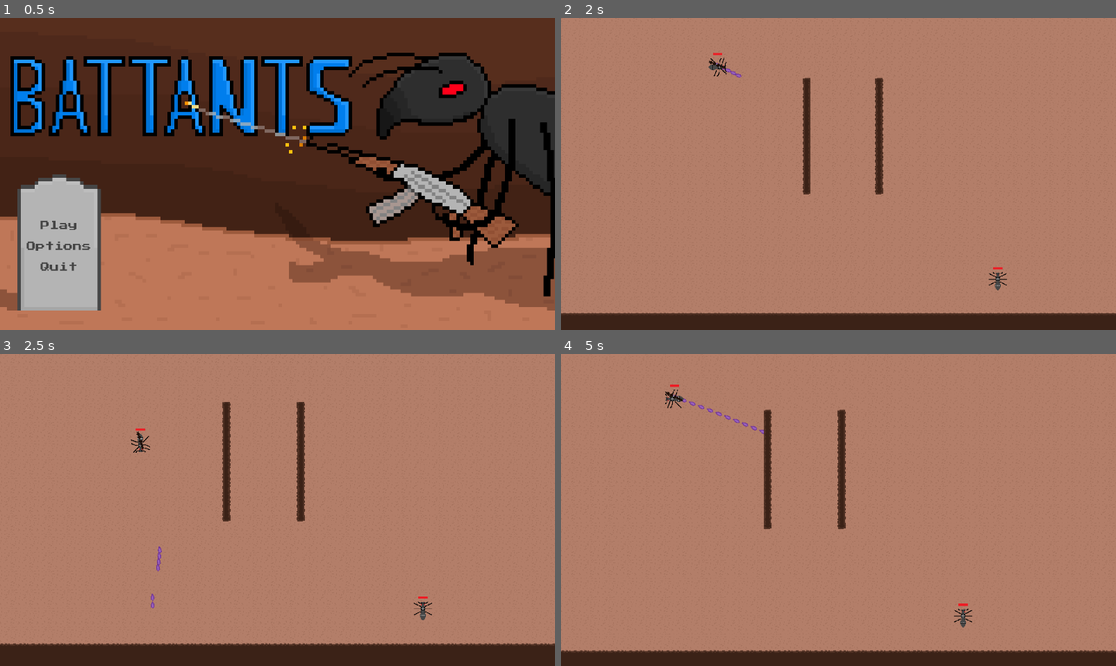
Above: before the commit, frames 1-4 (two rows, left to right).
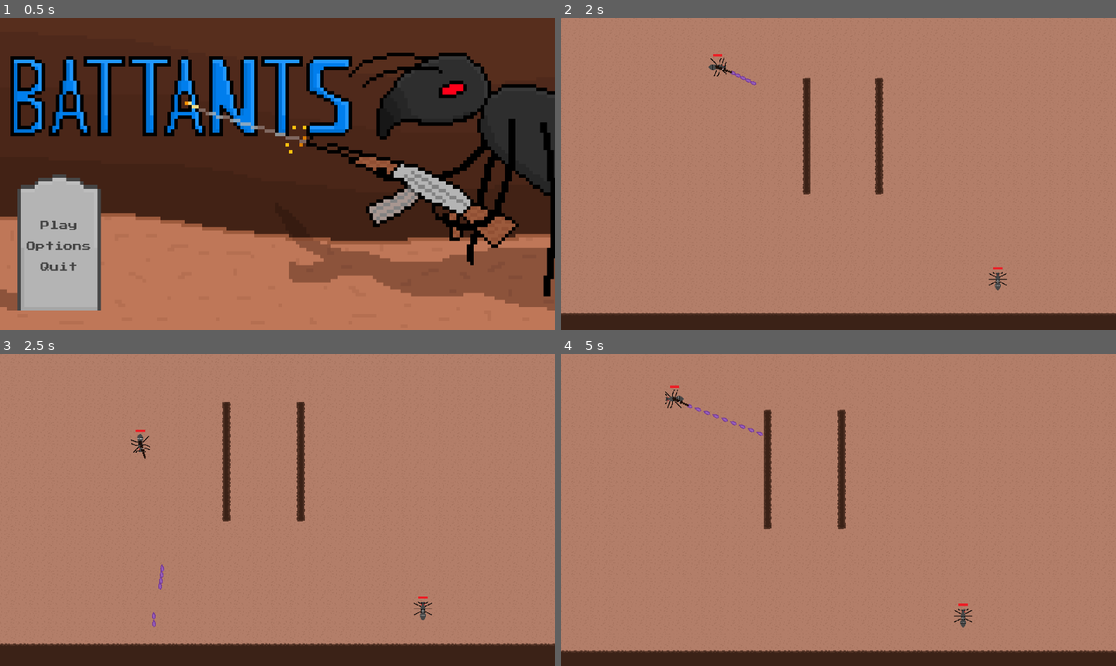
Above: after the commit, the same moments.

Repository: Poppi75/Battants
Game: Godot game, scene res://scenes/ui/main_menu.tscn
The game is run twice, just before and just after one commit, with the same random seed, the same clock (stepped at 60 frames per second) and the same inputs.
Inputs (mouse positions are in pixels of both pictures, inside the frame that each line leads up to):
- Up to frame 1 (0.5 s): no input
- Up to frame 2 (2 s): click "Play" at 0.5 s; move the mouse to (960, 158) at 1.27 s; press the mouse at (960, 158) at 1.28 s; hold D (p1_right) from 1.28 s (still down)
- Up to frame 3 (2.5 s): move the mouse to (166, 525) at 2.02 s; release D (p1_right) at 2.03 s; release the mouse at (166, 525) at 2.03 s; hold S (p1_down) from 2.03 s (still down); click (166, 525) at 2.1 s
- Up to frame 4 (5 s): move the mouse to (894, 441) at 2.77 s; release S (p1_down) at 2.78 s; press the mouse at (894, 441) at 2.78 s; hold D (p1_right) 2.78-3.53 s; move the mouse to (810, 572) at 3.52 s; release the mouse at (810, 572) at 3.53 s; hold W (p1_up) 3.53-4.28 s; click (810, 572) at 3.6 s; move the mouse to (1005, 556) at 4.27 s; press the mouse at (1005, 556) at 4.28 s; hold A (p1_left) from 4.28 s (still down)

Frame 1 is identical in both runs. In frame 2, 0.1% of the frame differs, in the area x 26-80%, y 11-85%; in frame 3, 0.2%; in frame 4, 0.3%, in the area x 18-73%, y 9-86%.
Error before the commit: Invalid call. Nonexistent function 'take_damage' in base 'CharacterBody2D (Player)'. (res://scripts/weapons/testi_kapula_bullet.gd:18)

Commit message:
better player and collisions

Diff:
--- a/scenes/characters/player1.tscn
+++ b/scenes/characters/player1.tscn
@@ -1,37 +1,37 @@
 [gd_scene load_steps=14 format=3 uid="uid://c5ssdxqxonm5f"]
 
-[ext_resource type="Texture2D" uid="uid://ccucie5skwdq6" path="res://assets/player/mulkku_kavely_ja_idle.png" id="1_3vyb7"]
 [ext_resource type="Script" uid="uid://2p252dxqsj6g" path="res://scripts/player.gd" id="1_g2els"]
 [ext_resource type="Script" uid="uid://tcvy0t5ulnih" path="res://scripts/resources/player1controls.gd" id="2_obasw"]
+[ext_resource type="Texture2D" uid="uid://v7phglfjvgak" path="res://assets/player/ant_player_animations.png" id="3_x8bsy"]
 [ext_resource type="Texture2D" uid="uid://cvngpjuchhojb" path="res://assets/player/over_health_bar_correct.png" id="4_x8bsy"]
 [ext_resource type="Texture2D" uid="uid://dd6dvvivb61d4" path="res://assets/player/under_health_bar_correct.png" id="5_iwsjm"]
 [ext_resource type="Texture2D" uid="uid://ibqvck5mr0fy" path="res://assets/player/damage_bar_over.png" id="6_amrsk"]
 
-[sub_resource type="AtlasTexture" id="AtlasTexture_3vyb7"]
-atlas = ExtResource("1_3vyb7")
+[sub_resource type="AtlasTexture" id="AtlasTexture_iwsjm"]
+atlas = ExtResource("3_x8bsy")
 region = Rect2(0, 0, 32, 32)
 
-[sub_resource type="AtlasTexture" id="AtlasTexture_g2els"]
-atlas = ExtResource("1_3vyb7")
+[sub_resource type="AtlasTexture" id="AtlasTexture_amrsk"]
+atlas = ExtResource("3_x8bsy")
 region = Rect2(0, 0, 32, 32)
 
-[sub_resource type="AtlasTexture" id="AtlasTexture_qhqgy"]
-atlas = ExtResource("1_3vyb7")
+[sub_resource type="AtlasTexture" id="AtlasTexture_uhwab"]
+atlas = ExtResource("3_x8bsy")
 region = Rect2(32, 0, 32, 32)
 
-[sub_resource type="AtlasTexture" id="AtlasTexture_dqkch"]
-atlas = ExtResource("1_3vyb7")
+[sub_resource type="AtlasTexture" id="AtlasTexture_0iop5"]
+atlas = ExtResource("3_x8bsy")
 region = Rect2(64, 0, 32, 32)
 
-[sub_resource type="AtlasTexture" id="AtlasTexture_qlg0r"]
-atlas = ExtResource("1_3vyb7")
+[sub_resource type="AtlasTexture" id="AtlasTexture_x80xl"]
+atlas = ExtResource("3_x8bsy")
 region = Rect2(96, 0, 32, 32)
 
 [sub_resource type="SpriteFrames" id="SpriteFrames_tuyoq"]
 animations = [{
 "frames": [{
 "duration": 1.0,
-"texture": SubResource("AtlasTexture_3vyb7")
+"texture": SubResource("AtlasTexture_iwsjm")
 }],
 "loop": true,
 "name": &"idle",
@@ -68,7 +68,6 @@
 [node name="AnimatedSprite2D" type="AnimatedSprite2D" parent="."]
 sprite_frames = SubResource("SpriteFrames_tuyoq")
 animation = &"idle"
-frame_progress = 0.08797325
 
 [node name="CollisionShape2D" type="CollisionShape2D" parent="."]
 shape = SubResource("CapsuleShape2D_obasw")
@@ -76,17 +75,17 @@
 [node name="health" type="TextureProgressBar" parent="."]
 z_index = 21
 offset_left = -8.0
-offset_top = -25.0
+offset_top = -23.0
 offset_right = 32.0
-offset_bottom = 15.0
+offset_bottom = 17.0
 texture_over = ExtResource("4_x8bsy")
 
 [node name="damagetaken" type="TextureProgressBar" parent="."]
 z_index = 20
 offset_left = -8.0
-offset_top = -25.0
+offset_top = -23.0
 offset_right = 32.0
-offset_bottom = 15.0
+offset_bottom = 17.0
 texture_under = ExtResource("5_iwsjm")
 texture_over = ExtResource("6_amrsk")
 
@@ -94,10 +93,9 @@
 position = Vector2(0, -15)
 
 [node name="RangedSocket" type="Node2D" parent="."]
-position = Vector2(0, -4)
 
 [node name="AbilitySocket" type="Node2D" parent="."]
-position = Vector2(0, -10)
+position = Vector2(0, -11)
 
 [node name="UtilitySocket" type="Node2D" parent="."]
 position = Vector2(0, 8)
--- a/scenes/characters/player2.tscn
+++ b/scenes/characters/player2.tscn
@@ -2,36 +2,36 @@
 
 [ext_resource type="Script" uid="uid://2p252dxqsj6g" path="res://scripts/player.gd" id="1_it4js"]
 [ext_resource type="Script" uid="uid://tifc2jemrnm2" path="res://scripts/resources/player2controls.gd" id="2_lu10d"]
-[ext_resource type="Texture2D" uid="uid://ccucie5skwdq6" path="res://assets/player/mulkku_kavely_ja_idle.png" id="2_wewdl"]
+[ext_resource type="Texture2D" uid="uid://v7phglfjvgak" path="res://assets/player/ant_player_animations.png" id="3_aod5d"]
 [ext_resource type="Texture2D" uid="uid://cvngpjuchhojb" path="res://assets/player/over_health_bar_correct.png" id="4_aod5d"]
 [ext_resource type="Texture2D" uid="uid://dd6dvvivb61d4" path="res://assets/player/under_health_bar_correct.png" id="5_a46ul"]
 [ext_resource type="Texture2D" uid="uid://ibqvck5mr0fy" path="res://assets/player/damage_bar_over.png" id="6_ea28a"]
 
-[sub_resource type="AtlasTexture" id="AtlasTexture_3vyb7"]
-atlas = ExtResource("2_wewdl")
+[sub_resource type="AtlasTexture" id="AtlasTexture_iwsjm"]
+atlas = ExtResource("3_aod5d")
 region = Rect2(0, 0, 32, 32)
 
-[sub_resource type="AtlasTexture" id="AtlasTexture_g2els"]
-atlas = ExtResource("2_wewdl")
+[sub_resource type="AtlasTexture" id="AtlasTexture_amrsk"]
+atlas = ExtResource("3_aod5d")
 region = Rect2(0, 0, 32, 32)
 
-[sub_resource type="AtlasTexture" id="AtlasTexture_qhqgy"]
-atlas = ExtResource("2_wewdl")
+[sub_resource type="AtlasTexture" id="AtlasTexture_uhwab"]
+atlas = ExtResource("3_aod5d")
 region = Rect2(32, 0, 32, 32)
 
-[sub_resource type="AtlasTexture" id="AtlasTexture_dqkch"]
-atlas = ExtResource("2_wewdl")
+[sub_resource type="AtlasTexture" id="AtlasTexture_0iop5"]
+atlas = ExtResource("3_aod5d")
 region = Rect2(64, 0, 32, 32)
 
-[sub_resource type="AtlasTexture" id="AtlasTexture_qlg0r"]
-atlas = ExtResource("2_wewdl")
+[sub_resource type="AtlasTexture" id="AtlasTexture_x80xl"]
+atlas = ExtResource("3_aod5d")
 region = Rect2(96, 0, 32, 32)
 
-[sub_resource type="SpriteFrames" id="SpriteFrames_tuyoq"]
+[sub_resource type="SpriteFrames" id="SpriteFrames_a46ul"]
 animations = [{
 "frames": [{
 "duration": 1.0,
-"texture": SubResource("AtlasTexture_3vyb7")
+"texture": SubResource("AtlasTexture_iwsjm")
 }],
 "loop": true,
 "name": &"idle",
@@ -66,9 +66,8 @@
 controls = ExtResource("2_lu10d")
 
 [node name="AnimatedSprite2D" type="AnimatedSprite2D" parent="."]
-sprite_frames = SubResource("SpriteFrames_tuyoq")
+sprite_frames = SubResource("SpriteFrames_a46ul")
 animation = &"idle"
-frame_progress = 0.08797325
 
 [node name="CollisionShape2D" type="CollisionShape2D" parent="."]
 shape = SubResource("CapsuleShape2D_wewdl")
--- a/scenes/weapons/testi_kapula.tscn
+++ b/scenes/weapons/testi_kapula.tscn
@@ -4,9 +4,13 @@
 [ext_resource type="Script" uid="uid://cb82medicrauj" path="res://scripts/weapons/testi_kapula.gd" id="2_y6uwb"]
 [ext_resource type="PackedScene" uid="uid://bfnfq3yhmdykk" path="res://scenes/weapons/testi_kapula_bullet.tscn" id="3_5pr8m"]
 
-[node name="TestiKapula" type="Sprite2D"]
-texture = ExtResource("1_5pr8m")
+[node name="TestiKapula" type="Node2D"]
 script = ExtResource("2_y6uwb")
 bullet_scene = ExtResource("3_5pr8m")
 
 [node name="ShootPoint" type="Node2D" parent="."]
+position = Vector2(28, 0)
+
+[node name="TestiKapula" type="Sprite2D" parent="."]
+position = Vector2(12, 0)
+texture = ExtResource("1_5pr8m")
--- a/scripts/player.gd
+++ b/scripts/player.gd
@@ -105,6 +105,10 @@
 		# Rotate ONLY the visual and collision children, not the CharacterBody2D
 		anim.rotation = _facing_angle
 		col_shape.rotation = _facing_angle
+		melee_socket.rotation = _facing_angle
+		# ranged_socket.rotation = _facing_angle
+		ability_socket.rotation = _facing_angle
+		utility_socket.rotation = _facing_angle
 
 		if anim.animation != "walk":
 			anim.play("walk")
--- a/scripts/weapons/testi_kapula.gd
+++ b/scripts/weapons/testi_kapula.gd
@@ -1,4 +1,4 @@
-extends Sprite2D
+extends Node2D
 
 @export var bullet_scene: PackedScene
 
--- a/scripts/weapons/testi_kapula_bullet.gd
+++ b/scripts/weapons/testi_kapula_bullet.gd
@@ -9,12 +9,17 @@
 	global_position += Vector2.RIGHT.rotated(rotation) * speed * delta
 
 func _on_life_time_timeout() -> void:
+
+	print("[Bullet] Lifetime ended")
 	queue_free()
 
 
 
 func _on_body_entered(body: Node2D) -> void:
-	if body.is_in_group("players"):
+	if body.is_in_group("players") and body.has_method("take_damage()"):
+
+		print("[Bullet] Hit a player")
 		body.take_damage()
 
+	print("[Bullet] Destroyed")
 	queue_free()
Binary file added: assets/player/ant_player_animations.png
Not shown, added: assets/player/ant_player_animations.png.import
Not shown: 1 places in scenes/characters/player1.tscn that only renumber resources
Not shown: 1 places in scenes/characters/player2.tscn that only renumber resources
Not shown: 1 places in scenes/maps/dev_test_map_test.tscn that only renumber resources
